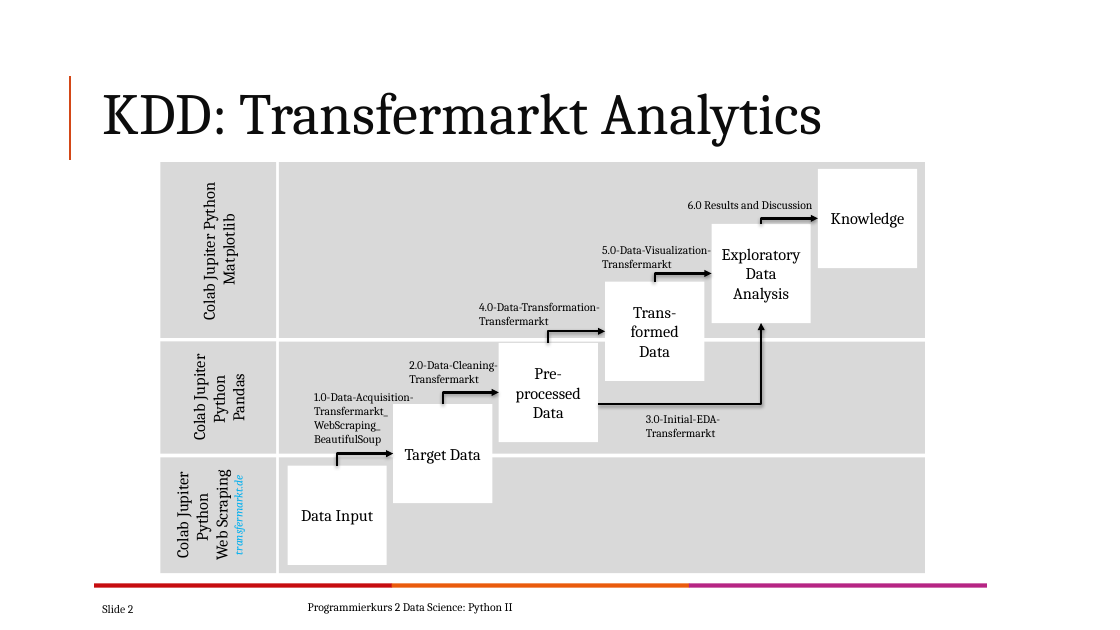
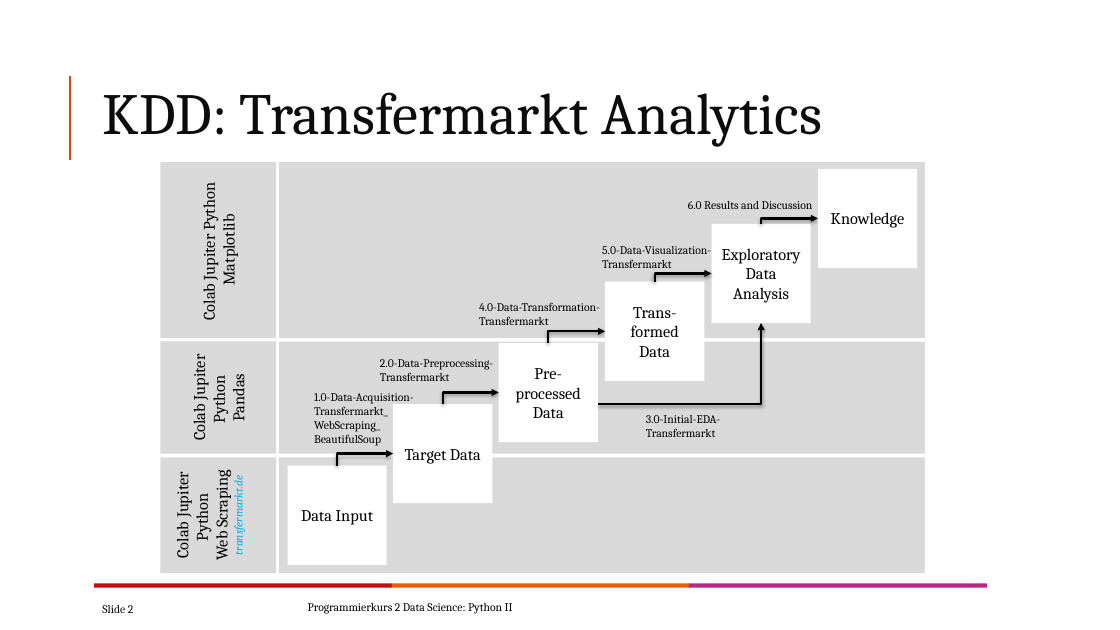
Before and after one commit to leotraeg/FHDTM-P2DS-WS2324, a slide deck: slide 2 of Data Science Projekt Demo/Dokumentation/FHDTM-P2DS-WS2324-Project-Demo-Documentation.pptx. Drawn at 1120x630 pixels with LibreOffice and Linux fonts; fonts in the diff are those of the drawing; background and template pictures are left out. Boxes give left, top, right and bottom in pixels: in the first picture for what was removed or moved away, otherwise in the second. Text is boxed around its words. In the diff, an @@ line names an element or a change of style, - is before the commit and + after.

```diff
--- a/Data Science Projekt Demo/Dokumentation/FHDTM-P2DS-WS2324-Project-Demo-Documentation.pptx
+++ b/Data Science Projekt Demo/Dokumentation/FHDTM-P2DS-WS2324-Project-Demo-Documentation.pptx
@@ text at bbox=[380, 359, 493, 381]: text changed @@
-2.0-Data-Cleaning-Transfermarkt
+2.0-Data-Preprocessing-Transfermarkt
```
Also in this commit, not shown: 1 slide added, 2 other files.
